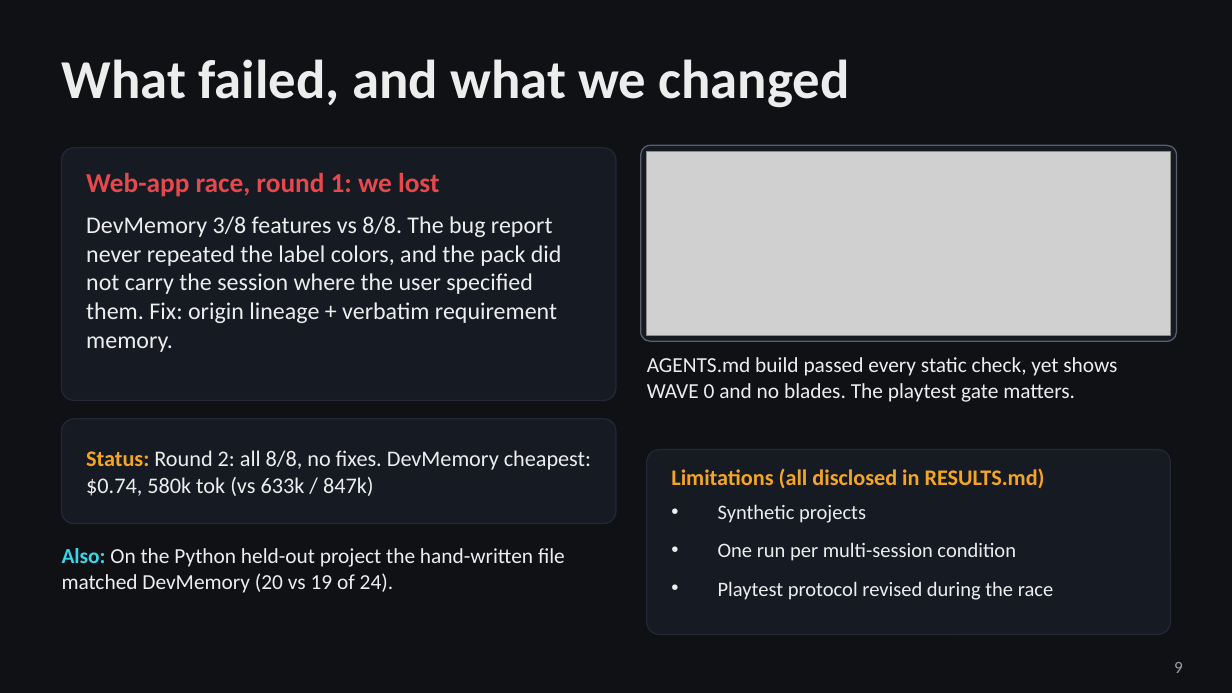
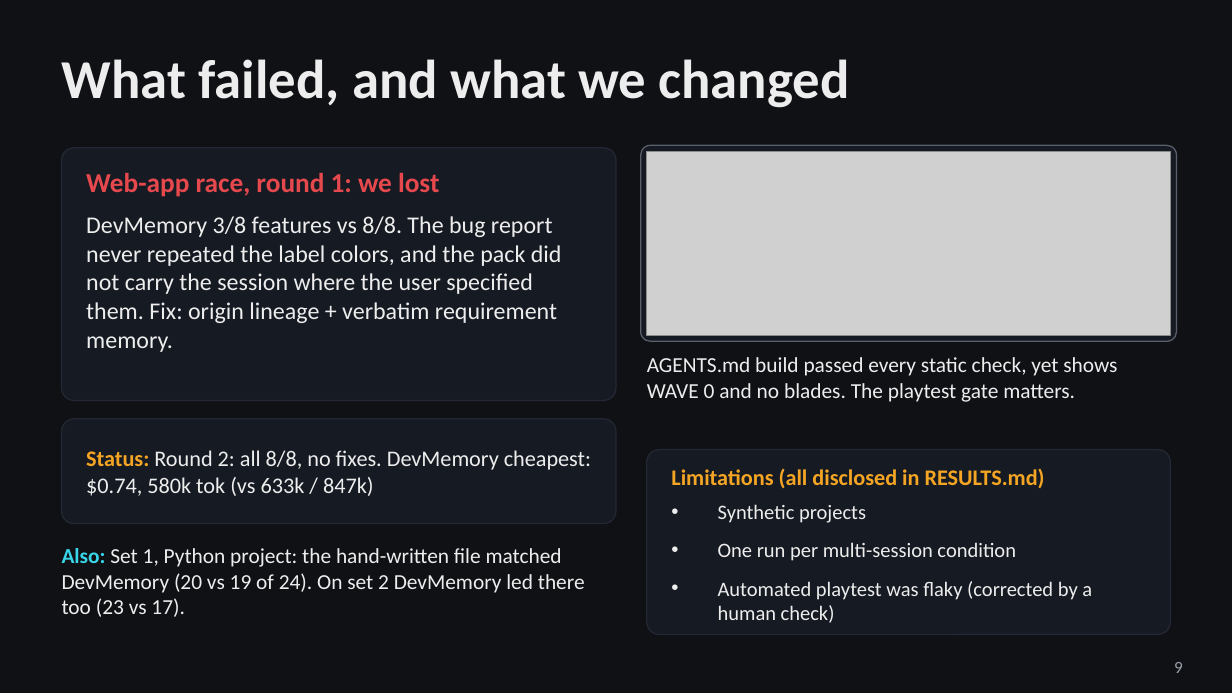
Before and after one commit to Thamer-A/devmemory-hackathon, a slide deck: slide 9 of docs/deck/DevMemory.pptx. Drawn at 1232x693 pixels with LibreOffice and Linux fonts; fonts in the diff are those of the drawing; grey boxes stand for pictures. Boxes give left, top, right and bottom in pixels: in the first picture for what was removed or moved away, otherwise in the second. Text is boxed around its words. In the diff, an @@ line names an element or a change of style, - is before the commit and + after.

```diff
--- a/docs/deck/DevMemory.pptx
+++ b/docs/deck/DevMemory.pptx
@@ text at box(62, 548, 585, 617): text changed @@
-Also: On the Python held-out project the hand-written file matched DevMemory (20 vs 19 of 24).
+Also: Set 1, Python project: the hand-written file matched DevMemory (20 vs 19 of 24). On set 2 DevMemory led there too (23 vs 17).
@@ text at box(718, 581, 1092, 623): text changed @@
-• Playtest protocol revised during the race
+• Automated playtest was flaky (corrected by a human check)
```
Also in this commit, not shown: 7 other slides changed, 11 other files.
